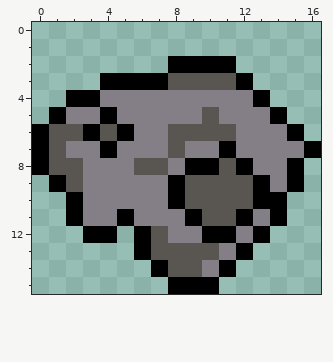
Pixel-art file -- Godot/assets/sprites/asteroid000.aseprite. The picture above is the old version.
17x16 pixels, 1 frame.
After:
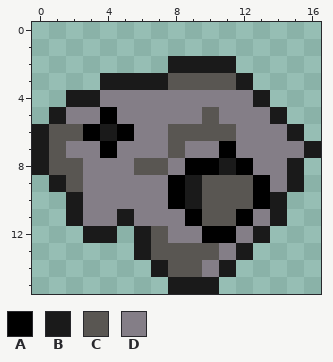
Palette (. is transparent): A #000000  B #1a1a1a  C #595652  D #847e87
Change:
y 2: x 8..11 AAAA -> BBBB
y 3: x 4..7 AAAA -> BBBB; x 12 A -> B
y 4: x 2..3 AA -> BB; x 13 A -> B
y 5: x 1 A -> B; x 14 A -> B
y 6: x 0 A -> B; x 4 C -> B; x 15 A -> B
y 7: x 0 A -> B; x 16 A -> B
y 8: x 0 A -> B; x 11 C -> B; x 15 A -> B
y 9: x 1 A -> B; x 9 C -> B; x 15 A -> B
y 10: x 2 A -> B; x 9 C -> B; x 14 A -> B
y 11: x 2 A -> B; x 5 A -> B; x 14 A -> B
y 12: x 3..4 AA -> BB; x 6 A -> B; x 13 A -> B
y 13: x 6 A -> B; x 12 A -> B
y 14: x 7 A -> B; x 11 A -> B
y 15: x 8..10 AAA -> BBB
Changed places in both pictures, as pixel boxes (x1, y1, x2, y2):
changed: (32, 56, 321, 294)
